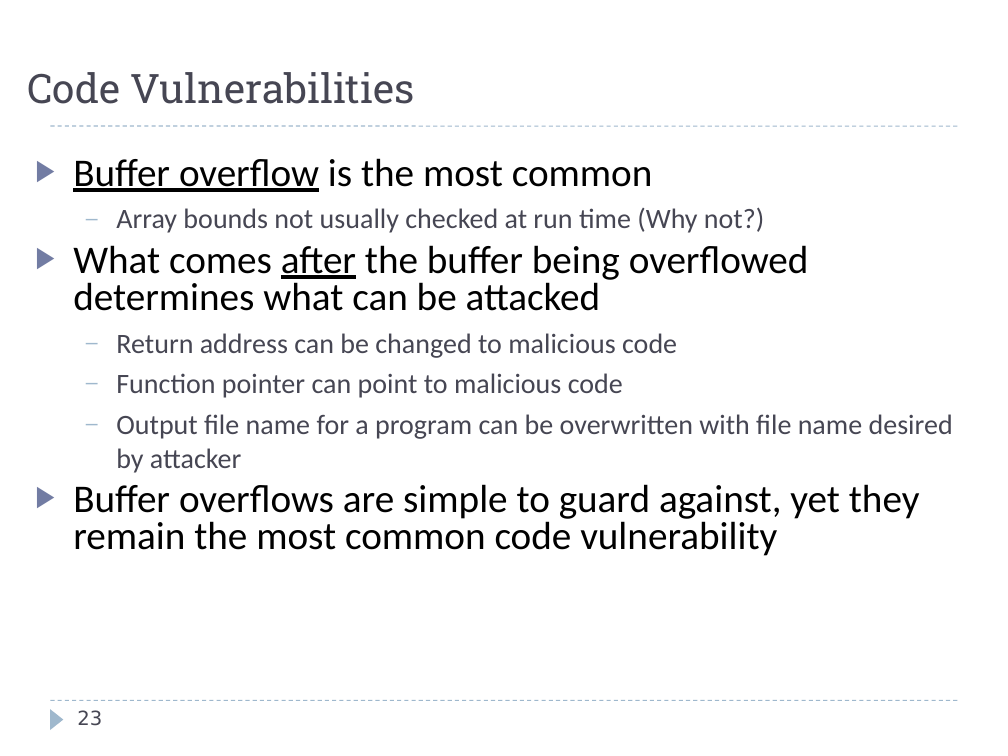
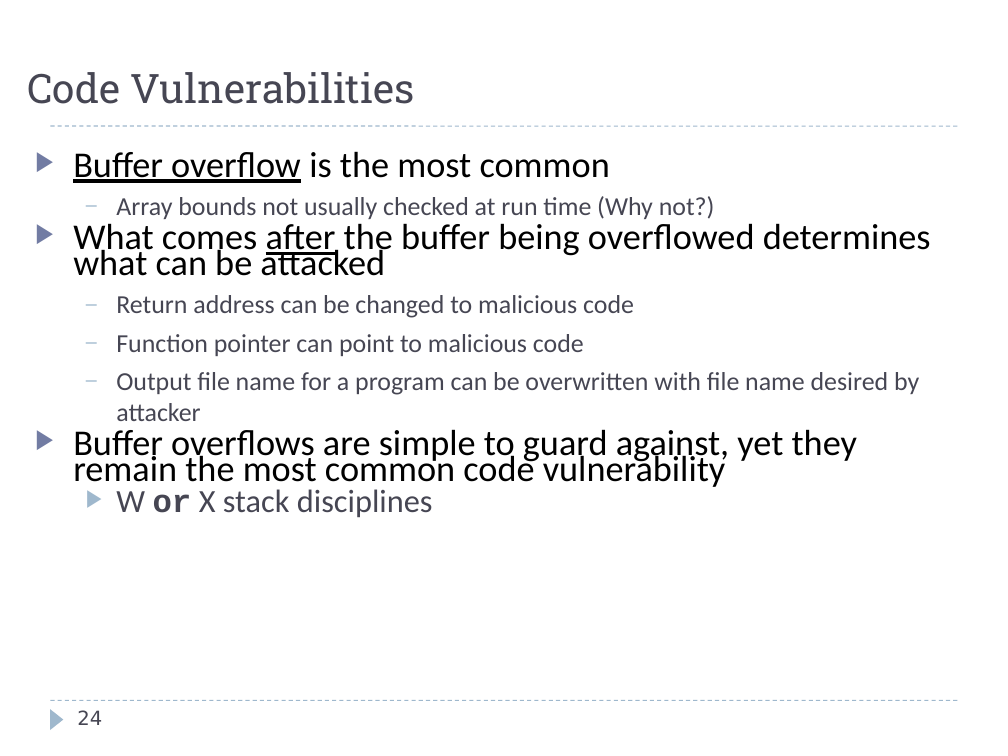
Before and after one commit to harrisonwl/harrisonwl.github.io, a slide deck: slide 24 of assets/courses/malware/spring2017/slides/week02/Terminology.ppt (slide 23 before the commit). Drawn at 1008x756 pixels with LibreOffice and Linux fonts; fonts in the diff are those of the drawing; background and template pictures are left out. Boxes give left, top, right and bottom in pixels: in the first picture for what was removed or moved away, otherwise in the second. Text is boxed around its words. In the diff, an @@ line names an element or a change of style, - is before the commit and + after.

```diff
--- a/assets/courses/malware/spring2017/slides/week02/Terminology.ppt
+++ b/assets/courses/malware/spring2017/slides/week02/Terminology.ppt
@@ text at (73,151,919,490): size 28 to 25.9 pt in "Buffer overflow is the most common", "What comes after the buffer being overflowed ...", "Buffer overflows are simple to guard against, ..."; size 20 to 18.5 pt in "Array bounds not usually checked at run ...", "Return address can be changed to malicious ...", "Function pointer can point to malicious code", "Output file name for a program can ..."; line spacing 0.8 to 0.6 @@
@@ text at (116,489,433,518): paragraph added @@
+  ▶ W or X stack disciplines
@@ page number at (77,710,102,725): text changed @@
-23
+24
```
Also in this commit, not shown: 16 other slides changed, 1 slide added, 12 other files.
